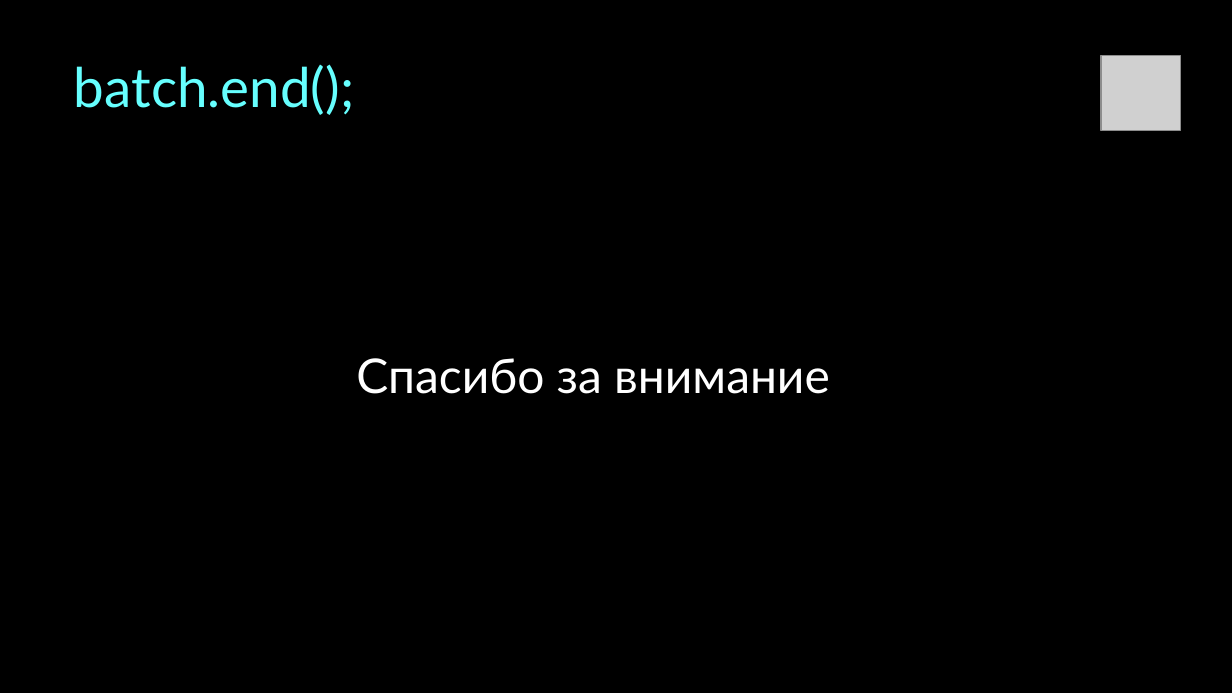
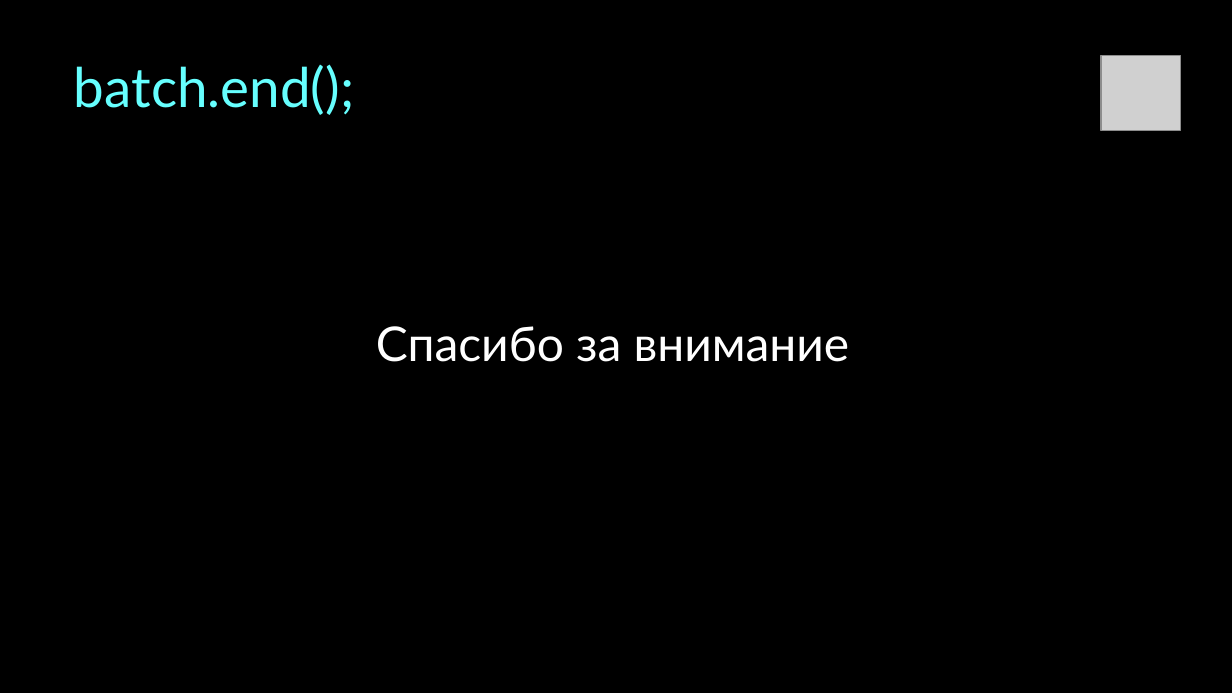
Before and after one commit to cubecrusher/Trance6-2, a slide deck: slide 12 of trjr.pptx. Drawn at 1232x693 pixels with LibreOffice and Linux fonts; fonts in the diff are those of the drawing; grey boxes stand for pictures. Boxes give left, top, right and bottom in pixels: in the first picture for what was removed or moved away, otherwise in the second. Text is boxed around its words. In the diff, an @@ line names an element or a change of style, - is before the commit and + after.

```diff
--- a/trjr.pptx
+++ b/trjr.pptx
@@ text "Спасибо за внимание": place and size @@
-text "Спасибо за внимание" at [356,358,830,394]
+text "Спасибо за внимание" at [376,326,850,362]
```
Also in this commit, not shown: 8 other slides changed, 2 slides added, 2 slides removed.
